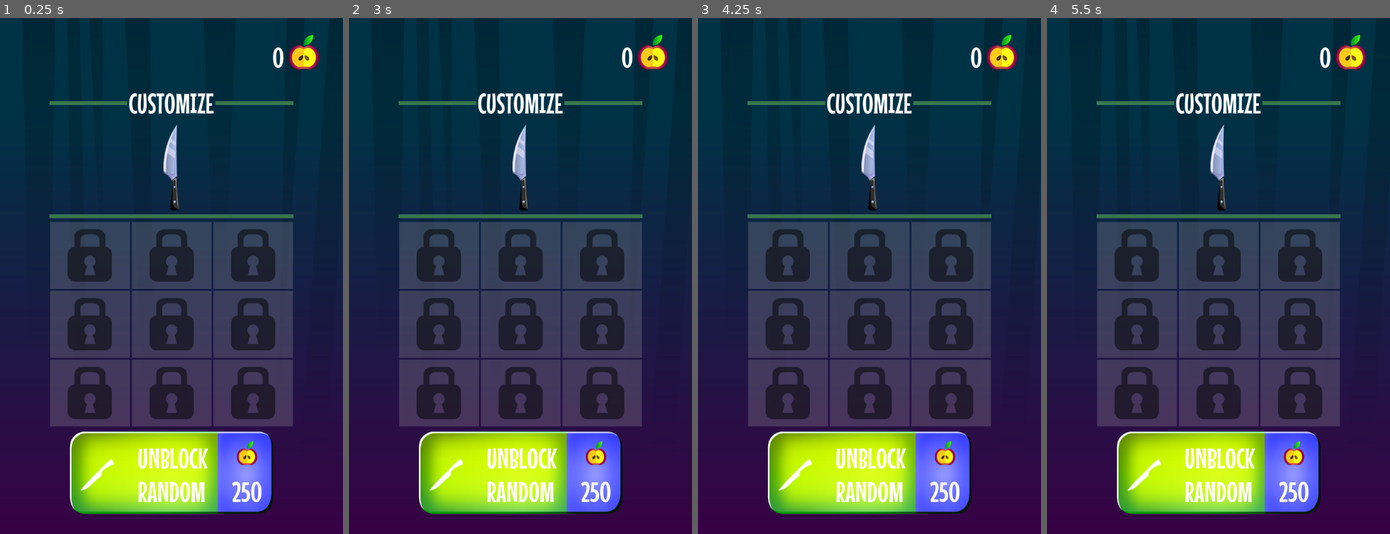
Above: before the commit, frames 1-4 (left to right).
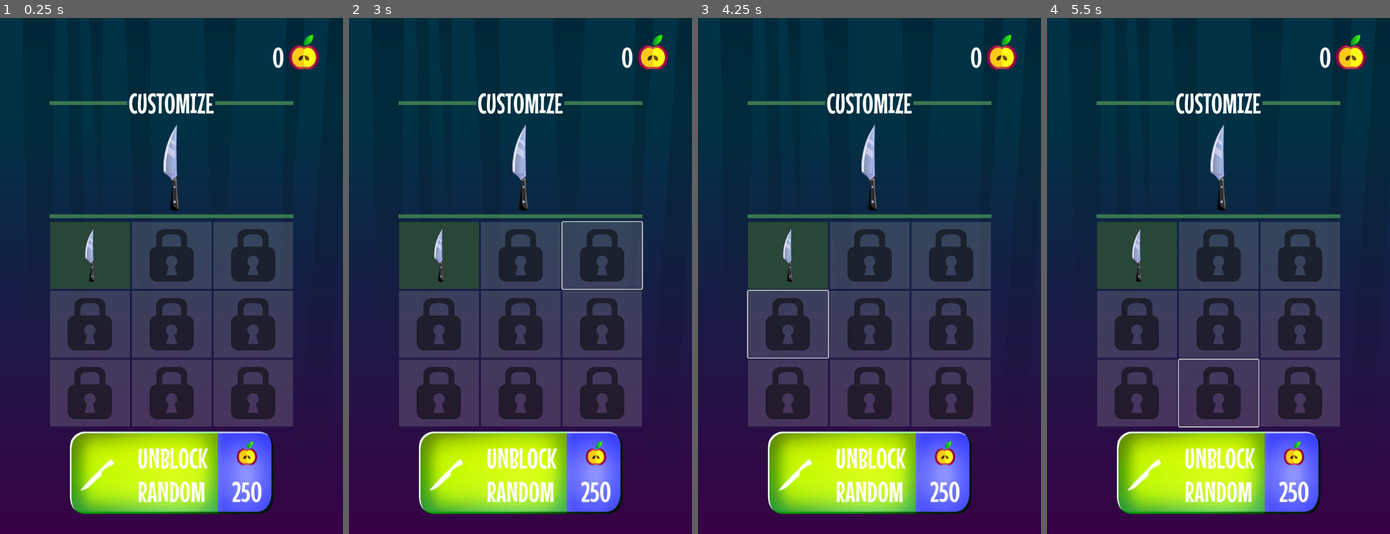
Above: after the commit, the same moments.

Repository: Alex-Grigorovich/Knife-Game
Game: Godot game, scene res://scenes/scene shop/knife_shop.tscn
Same seed, same stepped clock (60 frames per second), same inputs: the game is played once before the commit and once after it. This scene is started directly instead of the project's main scene.
Inputs (mouse positions are in pixels of both pictures, inside the frame that each line leads up to):
- Up to frame 1 (0.25 s): no input
- Up to frame 2 (3 s): click (438, 255) at 0.52 s; click (438, 255) at 1.27 s; click (438, 255) at 2.02 s; tap Enter at 2.75 s; move the mouse to (595, 250) at 2.77 s; click (595, 250) at 2.92 s
- Up to frame 3 (4.25 s): tap Space at 3.5 s; move the mouse to (800, 301) at 3.52 s; click (800, 301) at 3.67 s
- Up to frame 4 (5.5 s): tap Enter at 4.25 s; move the mouse to (1252, 162) at 4.27 s; click (1252, 162) at 4.42 s; tap Space at 5 s; move the mouse to (1201, 379) at 5.02 s; click (1201, 379) at 5.17 s

The runs differ from the first frame. In frame 1, 3.0% of the frame differs, in the area x 14-38%, y 39-53%; in frame 2, 3.2%; in frame 3, 3.2%, in the area x 14-39%, y 39-66%; in frame 4, 3.2%.

Commit message:
Add algorithm for buying knives and change knives.
Add algorithm for buying knives and change knives.

Diff:
--- a/core/events.gd
+++ b/core/events.gd
@@ -10,3 +10,4 @@
 signal knifes_changed(knifes: int)
 signal apples_changed(apples: int)
 signal stage_changed(stage: Stage)
+signal active_knifes_changed(knifes_index: int)
--- a/core/globals.gd
+++ b/core/globals.gd
@@ -1,4 +1,16 @@
 extends Node
+
+const KNIFES_TEXTURES := [
+	preload("res://assets/knife1.png"),
+	preload("res://assets/knife2.png"),
+	preload("res://assets/knife3.png"),
+	preload("res://assets/knife4.png"),
+	preload("res://assets/knife5.png"),
+	preload("res://assets/knife6.png"),
+	preload("res://assets/knife7.png"),
+	preload("res://assets/knife8.png"),
+	preload("res://assets/knife9.png")
+]
 
 const location_to_scene = {
 	Events.LOCATIONS.GAME: preload("res://scenes/game.tscn"),
@@ -7,12 +19,14 @@
 }
 
 const SAVE_GAME_FILE := "user://savegame.save"
-const SAVE_VARIABLES := ["apples"]
+const SAVE_VARIABLES := ["apples", "active_knife_index", "unlocked_knifes"]
 
 const MAX_STAGE_APPLES := 3
 const MAX_STAGE_KNIFES := 2
 const MIN_KNIFES := 5
 const MAX_KNIFES := 8
+
+const UNLOCK_COST := 250
 
 var rng := RandomNumberGenerator.new()
 
@@ -21,11 +35,25 @@
 var knifes := 0
 var apples := 0
 
+var active_knife_index := 0
+var unlocked_knifes := 0b000000001
+
 func _ready():
 	load_game()
 	rng.randomize()
+	seed(rng.seed)
 	print_debug(rng.seed)
 	Events.location_changed.connect(handle_location_change)
+
+func unlock_knife(knife_index: int):
+	unlocked_knifes |= (1 << knife_index)
+
+func is_knife_unlocked(knife_index: int):
+	return unlocked_knifes & (1 << knife_index) != 0
+
+func change_knife(knife_index: int):
+	active_knife_index = knife_index
+	Events.active_knifes_changed.emit(active_knife_index)
 
 func save_game():
 	var save_game_file = FileAccess.open(SAVE_GAME_FILE, FileAccess.WRITE)
--- /dev/null
+++ b/scenes/scene shop/knife_shop.gd
@@ -0,0 +1,33 @@
+extends Control
+
+@onready var grid_container = $MarginContainer2/VBoxContainer/GridContainer
+@onready var texture_knife = $MarginContainer2/VBoxContainer/ActiveKnifeTexture
+
+func _ready():
+	Events.active_knifes_changed.connect(update_active_knife)
+	update_active_knife(Globals.active_knife_index)
+	for i in range(Globals.KNIFES_TEXTURES.size()):
+		var shop_item := grid_container.get_child(i)
+		shop_item.initialize(i)
+
+func update_active_knife(knife_idx: int):
+	texture_knife.texture = Globals.KNIFES_TEXTURES[knife_idx]
+
+func _on_unblock_button_pressed():
+	if Globals.apples >= Globals.UNLOCK_COST:
+		var locked_knives := []
+		for i in range(Globals.KNIFES_TEXTURES.size()):
+			if not Globals.is_knife_unlocked(i):
+				locked_knives.append(i)
+
+		if locked_knives.is_empty():
+			return
+
+		var random_index = locked_knives.pick_random()
+		Globals.unlock_knife(random_index)
+		Globals.add_apples(-Globals.UNLOCK_COST)
+		Globals.save_game()
+		grid_container.get_child(random_index).unlock()
+
+	else:
+		pass
--- a/scenes/scene shop/knife_shop.tscn
+++ b/scenes/scene shop/knife_shop.tscn
@@ -1,5 +1,6 @@
-[gd_scene load_steps=6 format=3 uid="uid://dfu55ubvgx8s4"]
+[gd_scene load_steps=7 format=3 uid="uid://dfu55ubvgx8s4"]
 
+[ext_resource type="Script" path="res://scenes/scene shop/knife_shop.gd" id="1_1ddcg"]
 [ext_resource type="StyleBox" uid="uid://ccptx0xmtwiqf" path="res://styles/green_line.stylebox" id="2_njmjp"]
 [ext_resource type="Theme" uid="uid://coddn0pcj11gc" path="res://styles/main.themes.tres" id="3_ketkq"]
 [ext_resource type="PackedScene" uid="uid://rjvcje2yfpbl" path="res://scenes/scene shop/shop_item/shop_item.tscn" id="4_3lnuv"]
@@ -13,6 +14,7 @@
 anchor_bottom = 1.0
 grow_horizontal = 2
 grow_vertical = 2
+script = ExtResource("1_1ddcg")
 
 [node name="MarginContainer2" type="MarginContainer" parent="."]
 layout_mode = 1
@@ -48,7 +50,7 @@
 size_flags_horizontal = 3
 theme_override_styles/separator = ExtResource("2_njmjp")
 
-[node name="TextureRect" type="TextureRect" parent="MarginContainer2/VBoxContainer"]
+[node name="ActiveKnifeTexture" type="TextureRect" parent="MarginContainer2/VBoxContainer"]
 custom_minimum_size = Vector2(0, 180)
 layout_mode = 2
 texture = ExtResource("4_215ph")
@@ -92,3 +94,5 @@
 
 [node name="UnblockButton" parent="MarginContainer2/VBoxContainer" instance=ExtResource("5_kl36k")]
 layout_mode = 2
+
+[connection signal="pressed" from="MarginContainer2/VBoxContainer/UnblockButton" to="." method="_on_unblock_button_pressed"]
--- /dev/null
+++ b/scenes/scene shop/shop_item/Button.gd
@@ -0,0 +1 @@
+extends Button
--- /dev/null
+++ b/scenes/scene shop/shop_item/shop_item.gd
@@ -0,0 +1,43 @@
+extends PanelContainer
+
+enum State {OPENED, ACTIVE}
+
+const COLORS := {
+	State.OPENED:Color('a1a1a1a4'),
+	State.ACTIVE: Color('294639')
+}
+
+var knife_index := 0
+
+@onready var color_rect := $ColorRect
+@onready var texture_rect := $MarginContainer/TextureRect
+
+func _ready():
+	Events.active_knifes_changed.connect(update_knife_status)
+
+func change_state(state: State):
+	color_rect.color = COLORS.get(state)
+	texture_rect.texture = Globals.KNIFES_TEXTURES[knife_index]
+
+func initialize(knife_idx: int):
+	knife_index = knife_idx
+	if Globals.active_knife_index == knife_idx:
+		change_state(State.ACTIVE)
+	elif Globals.is_knife_unlocked(knife_idx):
+		change_state(State.OPENED)
+
+func unlock():
+	change_state(State.OPENED)
+
+func update_knife_status(active_knife_idx: int):
+	if knife_index == active_knife_idx:
+		change_state(State.ACTIVE)
+	elif Globals.is_knife_unlocked(knife_index):
+		change_state(State.OPENED)
+
+
+func _on_button_pressed():
+	if not Globals.is_knife_unlocked(knife_index):
+		return
+	Globals.change_knife(knife_index)
+	Globals.save_game()
--- a/scenes/scene shop/shop_item/shop_item.tscn
+++ b/scenes/scene shop/shop_item/shop_item.tscn
@@ -1,5 +1,6 @@
-[gd_scene load_steps=3 format=3 uid="uid://rjvcje2yfpbl"]
+[gd_scene load_steps=4 format=3 uid="uid://rjvcje2yfpbl"]
 
+[ext_resource type="Script" path="res://scenes/scene shop/shop_item/shop_item.gd" id="1_hrekl"]
 [ext_resource type="Texture2D" uid="uid://bu3qa4uimyddu" path="res://assets/locked.png" id="1_jsmwx"]
 
 [sub_resource type="StyleBoxEmpty" id="StyleBoxEmpty_wvr5i"]
@@ -10,6 +11,7 @@
 size_flags_horizontal = 3
 size_flags_vertical = 3
 theme_override_styles/panel = SubResource("StyleBoxEmpty_wvr5i")
+script = ExtResource("1_hrekl")
 
 [node name="ColorRect" type="ColorRect" parent="."]
 layout_mode = 2
@@ -28,3 +30,9 @@
 texture = ExtResource("1_jsmwx")
 expand_mode = 1
 stretch_mode = 5
+
+[node name="Button" type="Button" parent="."]
+layout_mode = 2
+flat = true
+
+[connection signal="pressed" from="Button" to="." method="_on_button_pressed"]
--- /dev/null
+++ b/scenes/scene shop/unblock_button/unblock_button.gd
@@ -0,0 +1,6 @@
+extends PanelContainer
+
+signal pressed
+
+func _on_button_pressed():
+	pressed.emit()
--- a/scenes/scene shop/unblock_button/unblock_button.tscn
+++ b/scenes/scene shop/unblock_button/unblock_button.tscn
@@ -1,7 +1,8 @@
-[gd_scene load_steps=6 format=3 uid="uid://bojy58j6bt0oq"]
+[gd_scene load_steps=7 format=3 uid="uid://bojy58j6bt0oq"]
 
 [ext_resource type="Texture2D" uid="uid://c076ottpxnfh4" path="res://assets/button2.png" id="1_pmf2j"]
 [ext_resource type="Texture2D" uid="uid://v7i8pj2qj2no" path="res://assets/knife_ico_1.png" id="2_ktng6"]
+[ext_resource type="Script" path="res://scenes/scene shop/unblock_button/unblock_button.gd" id="2_saypp"]
 [ext_resource type="Theme" uid="uid://coddn0pcj11gc" path="res://styles/main.themes.tres" id="3_4vyww"]
 [ext_resource type="Texture2D" uid="uid://dfoxeyqgynyxa" path="res://assets/apple_ico.png" id="4_ittry"]
 
@@ -18,6 +19,7 @@
 offset_bottom = 150.0
 size_flags_horizontal = 4
 theme_override_styles/panel = SubResource("StyleBoxTexture_epiii")
+script = ExtResource("2_saypp")
 
 [node name="HBoxContainer" type="HBoxContainer" parent="."]
 layout_mode = 2
@@ -60,3 +62,9 @@
 layout_mode = 2
 theme = ExtResource("3_4vyww")
 text = "250"
+
+[node name="Button" type="Button" parent="."]
+layout_mode = 2
+flat = true
+
+[connection signal="pressed" from="Button" to="." method="_on_button_pressed"]
--- a/scripts/knife.gd
+++ b/scripts/knife.gd
@@ -9,6 +9,11 @@
 
 #var is_flying := false
 #var is_flying_away := false
+
+@onready var sprite := $Sprite2D
+
+func  _ready():
+	sprite.texture = Globals.KNIFES_TEXTURES[Globals.active_knife_index]
 
 var speed := 4500.0
 var state = State.IDLE
--- a/scripts/target.gd
+++ b/scripts/target.gd
@@ -20,6 +20,11 @@
 
 var knife_scene : PackedScene = load("res://elements/knife.tscn")
 var apple_scene : PackedScene = load("res://elements/apple.tscn")
+
+
+
+func _ready():
+	knife_particle.texture = Globals.KNIFES_TEXTURES[Globals.active_knife_index]
 
 func _physics_process(delta):
 	rotation += speed * delta
